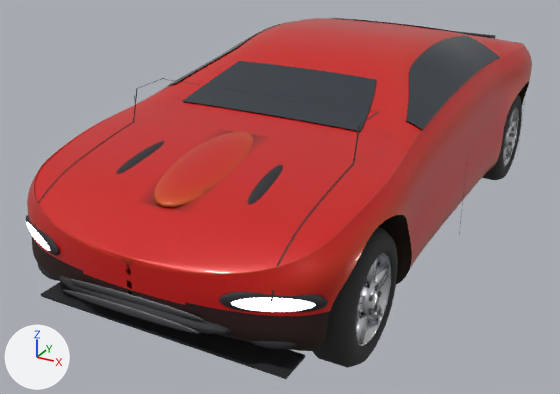
What one commit did to the glTF model public/models/kestrel.glb.
One viewpoint serves both versions: a 50 mm camera at (1.9, -4.0, 2.09) aimed at (-0.17, -0.24, 0.21). The lights are fixed; the arrows at lower left show +X, +Y and +Z. The picture after the commit comes second. Where no turn or scale is listed for an object, it has been applied to the vertices. Vertices at exactly the same position are counted once.

The first picture shows 'a_body', 'b_glass', 'bezel_h1', 'grille', 'grille_bar.001', 'grille_bar.002', 'hood_vent_1', 'lamp_head_r', 'splitter', 'wheel_fr', 'wheel_rr' and 9 more.
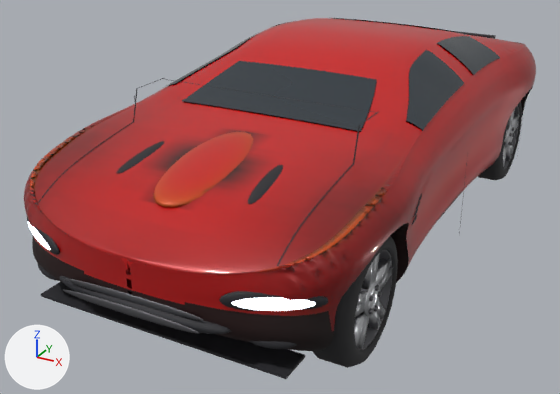
Where the newer file only moved an object's origin or applied its transform, the numbers keep the older frame.

What differs and where, as boxes [x1, y1, x2, y2] in the pictures (560 x 394 px; the box of a moved part takes in the faces that stretch with it):
'a_body', reshaped
    before: [27, 18, 532, 351]
    after: [24, 18, 536, 351]
'wheel_fr', reshaped
    before: [312, 228, 398, 368]
    after: [312, 236, 398, 368]
part 1 of me_body, moved or reshaped
    before: [27, 42, 532, 351]
    after: [24, 42, 536, 351]
part 2 of me_body, recoloured
    both: [33, 26, 522, 314]
part 3 of me_body, recoloured
    after: [427, 44, 473, 83]
part 4 of me_wheel_001, rebuilt (18% wider, 26% taller)
    before: [380, 271, 390, 289]
    after: [380, 268, 392, 291]
part 5 of me_wheel_001, rebuilt (22% wider, 45% taller)
    before: [359, 294, 367, 304]
    after: [357, 291, 367, 306]
part 6 of me_wheel_001, rebuilt
    before: [368, 311, 380, 325]
    after: [363, 311, 381, 330]
part 7 of me_wheel_001, rebuilt
    before: [375, 263, 390, 285]
    after: [376, 259, 391, 285]
part 8 of me_wheel_001, rebuilt (22% wider, 33% taller)
    before: [357, 302, 365, 313]
    after: [355, 302, 365, 317]
part 9 of me_wheel_001, rebuilt
    before: [377, 304, 383, 317]
    after: [377, 302, 385, 318]
part 10 of me_wheel_001, rebuilt (10% wider, 18% taller)
    before: [360, 317, 369, 344]
    after: [359, 317, 369, 349]
part 11 of me_wheel_001, rebuilt
    before: [373, 258, 378, 283]
    after: [373, 253, 380, 283]
part 12 of me_wheel_001, rebuilt
    before: [356, 311, 367, 344]
    after: [354, 312, 367, 348]
part 13 of me_wheel_001, rebuilt (17% wider, 23% taller)
    before: [363, 263, 374, 288]
    after: [362, 259, 375, 290]
part 14 of me_wheel_001, moved or reshaped
    both: [353, 245, 397, 356]
part 15 of me_wheel_001, recoloured
    both: [362, 253, 391, 346]

The change, as a diff of the scene's bpy script:
```diff
--- a/public/models/kestrel.glb.py
+++ b/public/models/kestrel.glb.py
@@ me_body @@
 # used by ob_a_body; location = (0.0, 0.0, 0.0)
-me_body.from_pydata(...)  # 20946 vertices, 41920 faces; spans x -0.9..0.9, y -1.85..1.85, z 0.15..1.15
+me_body.from_pydata(...)  # 21268 vertices, 42562 faces; spans x -0.94..0.94, y -1.85..1.85, z 0.15..1.15
+# me_body part 1: 283 vertices moved within x -0.86..0.86, y -1.85..1.83, z 0.4..0.94; 6139 vertices removed from x -0.9..0.9, y -1.85..1.85, z 0.15..1.04; 6461 vertices added at x -0.94..0.94, y -1.85..1.85, z 0.15..1.04
+# me_body part 2: 24537 kept faces spanning x -0.85..0.86, y -1.85..1.85, z 0.15..1.15 get new vertex colours
+# me_body part 3: 256 faces spanning x -0.76..0.76, y 0.18..0.36, z 0.94..1.1 switch from mat_glass to mat_paint
 me_body.materials.append(mat_trim)
@@ me_wheel_001 @@
 me_wheel_001.from_pydata(...)  # 744 vertices, 1412 faces; spans x -0.11..0.11, y -0.314..0.314, z -0.314..0.314
 # used by ob_wheel_fr; location = (0.74, -1.23, 0.315)
+# me_wheel_001 part 4: the loose piece of 8 vertices spanning x 0.049..0.095, y 0.065..0.198, z -0.006..0.049 is rebuilt with 8 vertices and now spans x 0.049..0.095, y 0.064..0.225, z -0.018..0.056
+# me_wheel_001 part 5: the loose piece of 8 vertices spanning x 0.049..0.095, y -0.186..-0.055, z 0.012..0.095 is rebuilt with 8 vertices and now spans x 0.049..0.095, y -0.21..-0.049, z 0.005..0.119
+# me_wheel_001 part 6: the loose piece of 8 vertices spanning x 0.049..0.095, y 0.016..0.106, z -0.18..-0.052 is rebuilt with 8 vertices and now spans x 0.049..0.095, y 0.005..0.121, z -0.209..-0.049
+# me_wheel_001 part 7: the loose piece of 8 vertices spanning x 0.049..0.095, y 0.056..0.188, z 0.01..0.09 is rebuilt with 8 vertices and now spans x 0.049..0.095, y 0.051..0.212, z 0.003..0.114
+# me_wheel_001 part 8: the loose piece of 8 vertices spanning x 0.049..0.095, y -0.198..-0.064, z -0.004..0.054 is rebuilt with 8 vertices and now spans x 0.049..0.095, y -0.225..-0.063, z -0.016..0.062
+# me_wheel_001 part 9: the loose piece of 8 vertices spanning x 0.049..0.095, y 0.031..0.141, z -0.157..-0.039 is rebuilt with 8 vertices and now spans x 0.049..0.095, y 0.026..0.169, z -0.178..-0.03
+# me_wheel_001 part 10: the loose piece of 8 vertices spanning x 0.049..0.095, y -0.111..-0.018, z -0.178..-0.05 is rebuilt with 8 vertices and now spans x 0.049..0.095, y -0.126..-0.007, z -0.207..-0.047
+# me_wheel_001 part 11: the loose piece of 8 vertices spanning x 0.049..0.095, y -0.011..0.036, z 0.067..0.2 is rebuilt with 8 vertices and now spans x 0.049..0.095, y -0.019..0.054, z 0.065..0.225
+# me_wheel_001 part 12: the loose piece of 8 vertices spanning x 0.049..0.095, y -0.145..-0.033, z -0.154..-0.037 is rebuilt with 8 vertices and now spans x 0.049..0.095, y -0.173..-0.028, z -0.174..-0.028
+# me_wheel_001 part 13: the loose piece of 8 vertices spanning x 0.049..0.095, y -0.03..0.013, z 0.068..0.2 is rebuilt with 8 vertices and now spans x 0.049..0.095, y -0.048..0.021, z 0.066..0.226
+# me_wheel_001 part 14: 224 vertices moved from x -0.108..0.108, y -0.215..0.215, z -0.215..0.215 to x -0.108..0.108, y -0.232..0.232, z -0.232..0.232
+# me_wheel_001 part 15: 352 faces spanning x 0.015..0.099, y -0.232..0.232, z -0.232..0.232 switch from mat_rim (light grey #dadde1) to mat_disc (dark grey #616165)
 me_wheel_001.materials.append(mat_tyre)
```
